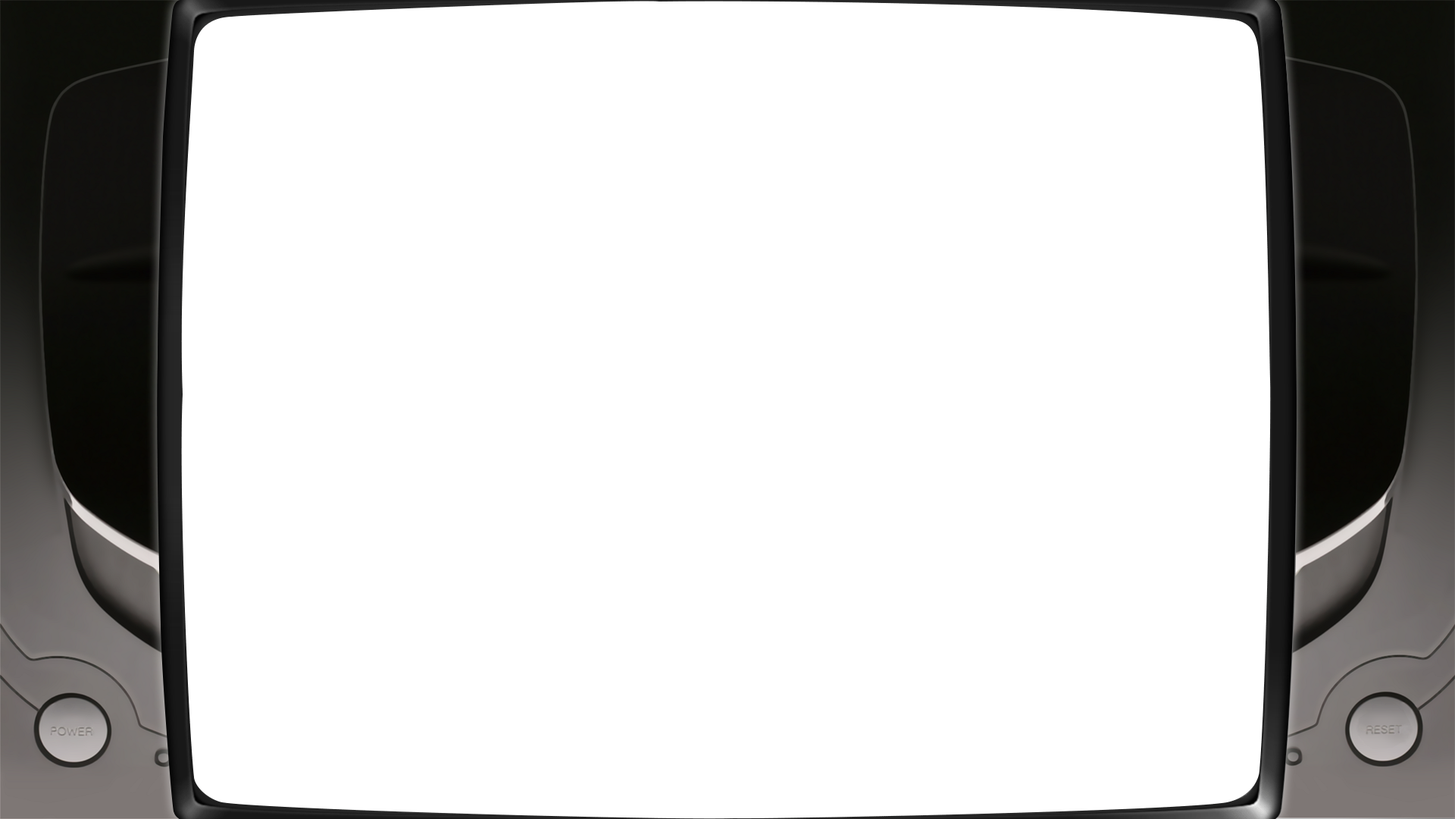
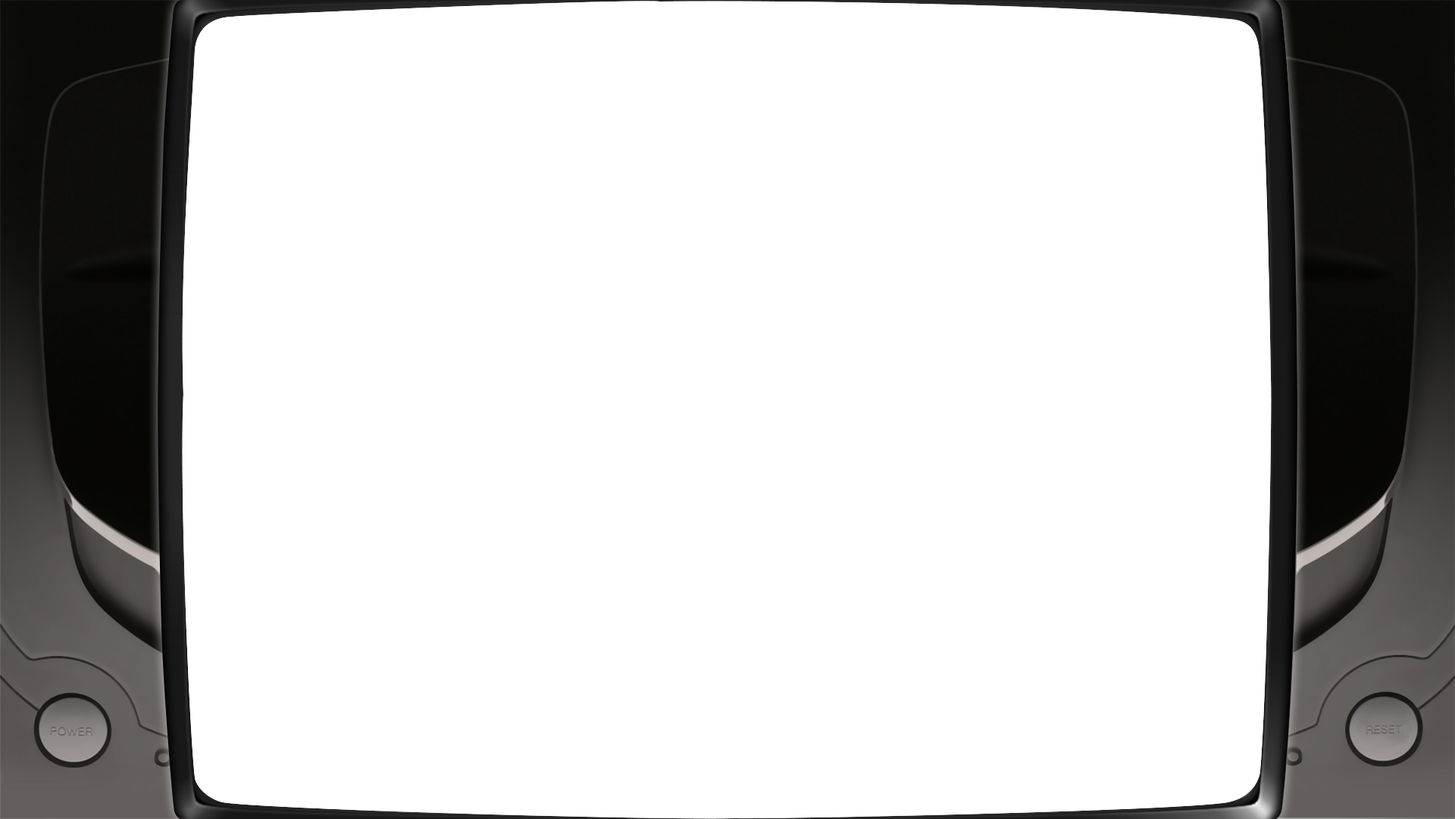
Revision of a layered 1455x819 image; what changed, layer by layer:
painted on "Calque 1" over [147, 0, 1309, 819]
